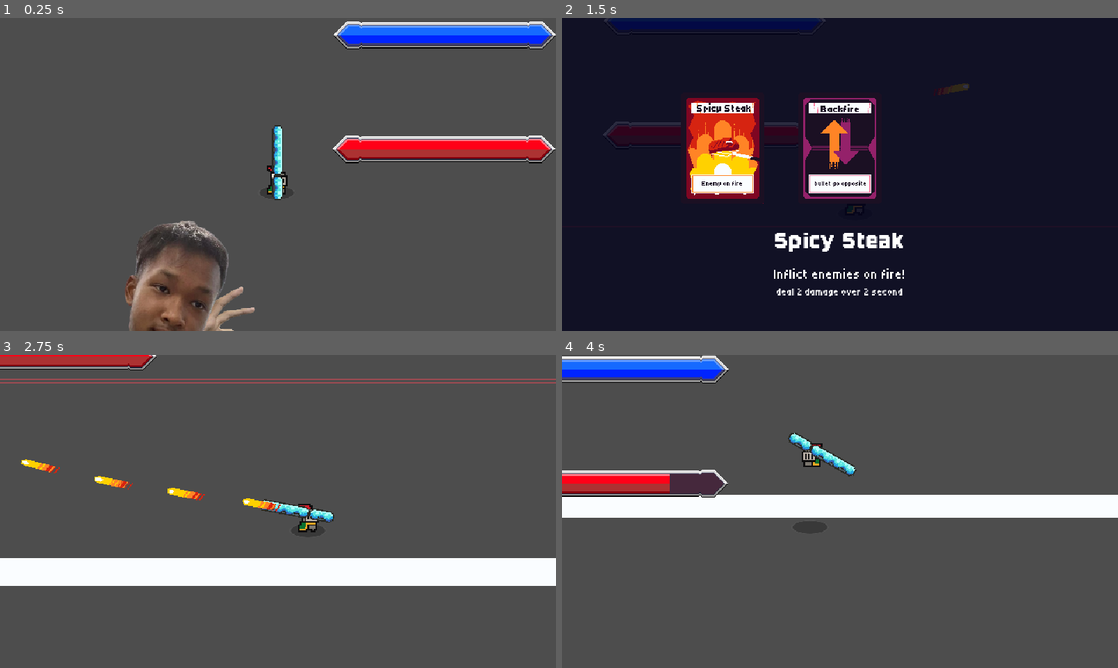
Above: before the commit, frames 1-4 (two rows, left to right).
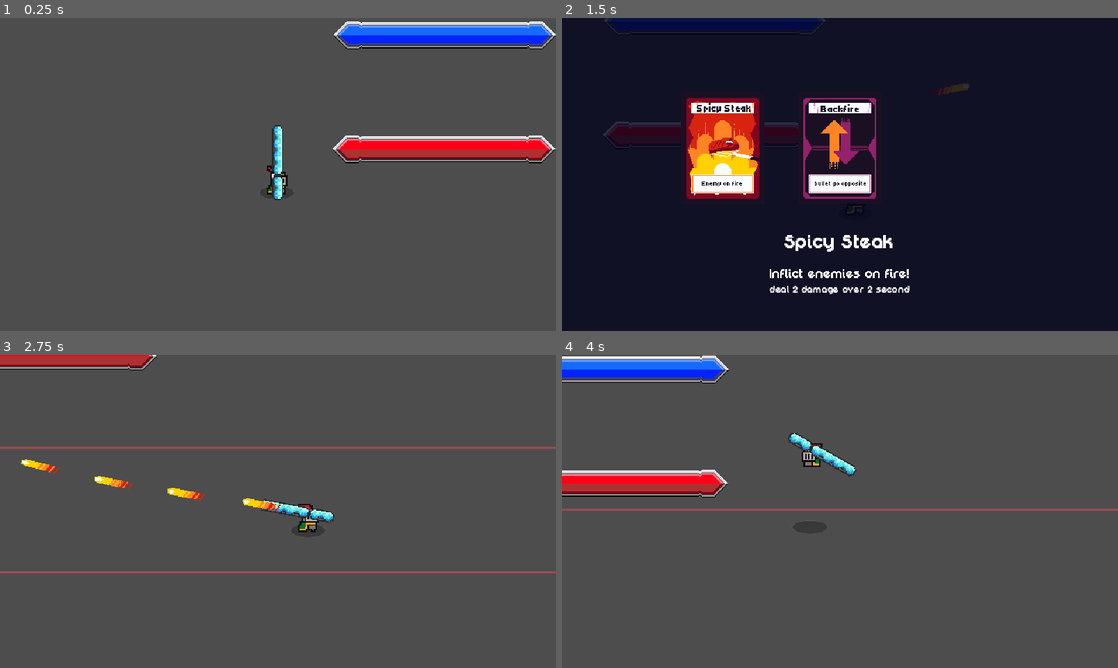
Above: after the commit, the same moments.

Repository: LicoRyte/PSCP--NoIWasTheJudge
Game: Godot game, scene res://Scene/test_scene/Jeen_test_sceme.tscn
Two runs of this game, one before a commit and one after it. Both use one fixed random seed, a clock stepped at 60 frames per second and the inputs below.
Inputs (mouse positions are in pixels of both pictures, inside the frame that each line leads up to):
- Up to frame 1 (0.25 s): no input
- Up to frame 2 (1.5 s): move the mouse to (962, 158) at 0.52 s; hold D (Right) 0.53-1.28 s; tap Shift (Dash) at 0.6 s; click (962, 158) at 0.67 s; move the mouse to (728, 190) at 1.27 s; hold S (Down) from 1.28 s (still down); tap P (DevTest) at 1.35 s
- Up to frame 3 (2.75 s): move the mouse to (161, 486) at 2.02 s; release S (Down) at 2.03 s; press the mouse at (161, 486) at 2.03 s; hold D (Right) from 2.03 s (still down)
- Up to frame 4 (4 s): move the mouse to (812, 574) at 2.77 s; release D (Right) at 2.78 s; release the mouse at (812, 574) at 2.78 s; hold W (Up) 2.78-3.53 s; tap R (Relode) at 2.85 s; click (812, 574) at 2.92 s; move the mouse to (1006, 558) at 3.52 s; hold A (Left) from 3.53 s (still down); tap Space (Space) at 3.6 s

The runs differ from the first frame. In frame 1, 4.8% of the frame differs, in the area x 22-46%, y 64-100%; in frame 2, 1.4%; in frame 3, 10%, in the area x 0-100%, y 7-74%; in frame 4, 7.7%.

Commit message:
Ready To Implement Boss

Diff:
--- a/Scene/Boss_scene/boss_chotibot.tscn
+++ b/Scene/Boss_scene/boss_chotibot.tscn
@@ -115,11 +115,69 @@
 "update": 0,
 "values": [Vector2(0, 0)]
 }
+tracks/4/type = "value"
+tracks/4/imported = false
+tracks/4/enabled = true
+tracks/4/path = NodePath("Node2D:modulate")
+tracks/4/interp = 1
+tracks/4/loop_wrap = true
+tracks/4/keys = {
+"times": PackedFloat32Array(0),
+"transitions": PackedFloat32Array(1),
+"update": 0,
+"values": [Color(1, 1, 1, 1)]
+}
+
+[sub_resource type="Animation" id="Animation_bv5xh"]
+resource_name = "defeated"
+length = 4.0
+tracks/0/type = "value"
+tracks/0/imported = false
+tracks/0/enabled = true
+tracks/0/path = NodePath("Node2D:modulate")
+tracks/0/interp = 1
+tracks/0/loop_wrap = true
+tracks/0/keys = {
+"times": PackedFloat32Array(0, 4),
+"transitions": PackedFloat32Array(1, 1),
+"update": 0,
+"values": [Color(1, 1, 1, 1), Color(1, 1, 1, 0)]
+}
+
+[sub_resource type="Animation" id="Animation_s0jiv"]
+resource_name = "introduction"
+length = 3.5
+tracks/0/type = "value"
+tracks/0/imported = false
+tracks/0/enabled = true
+tracks/0/path = NodePath("Node2D:position")
+tracks/0/interp = 1
+tracks/0/loop_wrap = true
+tracks/0/keys = {
+"times": PackedFloat32Array(0, 1.5333333, 2),
+"transitions": PackedFloat32Array(0.4665185, 2.6390157, 1),
+"update": 0,
+"values": [Vector2(0, 460), Vector2(0, -43), Vector2(0, 0)]
+}
+tracks/1/type = "value"
+tracks/1/imported = false
+tracks/1/enabled = true
+tracks/1/path = NodePath("Node2D:modulate")
+tracks/1/interp = 1
+tracks/1/loop_wrap = true
+tracks/1/keys = {
+"times": PackedFloat32Array(0, 2.56, 3.5),
+"transitions": PackedFloat32Array(1, 1, 1),
+"update": 0,
+"values": [Color(0, 0, 0, 1), Color(0, 0, 0, 1), Color(1, 1, 1, 1)]
+}
 
 [sub_resource type="AnimationLibrary" id="AnimationLibrary_jrp62"]
 _data = {
 &"Idle": SubResource("Animation_ainwb"),
-&"RESET": SubResource("Animation_jrp62")
+&"RESET": SubResource("Animation_jrp62"),
+&"defeated": SubResource("Animation_bv5xh"),
+&"introduction": SubResource("Animation_s0jiv")
 }
 
 [sub_resource type="AtlasTexture" id="AtlasTexture_jrp62"]
@@ -201,7 +259,7 @@
 
 [node name="HealthComponent" type="Node" parent="."]
 script = ExtResource("5_n806f")
-max_health = 2000.0
+max_health = 30.0
 metadata/_custom_type_script = "uid://d6qnnarpvn53"
 
 [node name="StatComponent" type="Node" parent="."]
--- a/Scene/Service_scene/CardRandomizer.tscn
+++ b/Scene/Service_scene/CardRandomizer.tscn
@@ -1,8 +1,7 @@
-[gd_scene load_steps=8 format=3 uid="uid://cod70jap7w0p6"]
+[gd_scene load_steps=7 format=3 uid="uid://cod70jap7w0p6"]
 
 [ext_resource type="Script" uid="uid://cjo7areqf51l8" path="res://Scripts/Service_scripts/CardRandomizer.gd" id="1_s0e2e"]
-[ext_resource type="FontFile" uid="uid://3x8dmhqmf8d8" path="res://Asset/font/Roundberly.ttf" id="2_gr52n"]
-[ext_resource type="FontFile" uid="uid://cfwj7rg6ie5q" path="res://Asset/font/Tiny5-Regular.ttf" id="3_gr52n"]
+[ext_resource type="FontFile" uid="uid://df1gjhsobpf3q" path="res://Asset/font/DigitalDisco.ttf" id="2_021o5"]
 [ext_resource type="Script" uid="uid://12lhb3fecep2" path="res://Scripts/Base/CardAreaComponent.gd" id="4_021o5"]
 
 [sub_resource type="RectangleShape2D" id="RectangleShape2D_021o5"]
@@ -57,8 +56,9 @@
 [node name="Label" type="Label" parent="SelectorUI/Control/VBoxContainer/Card/PanelContainer2"]
 custom_minimum_size = Vector2(1, 1)
 layout_mode = 2
-theme_override_fonts/font = ExtResource("2_gr52n")
+theme_override_fonts/font = ExtResource("2_021o5")
 theme_override_font_sizes/font_size = 24
+text = "Text"
 horizontal_alignment = 1
 autowrap_mode = 2
 
@@ -74,8 +74,10 @@
 [node name="Label" type="Label" parent="SelectorUI/Control/VBoxContainer/Description/PanelContainer2"]
 custom_minimum_size = Vector2(1, 1)
 layout_mode = 2
-theme_override_fonts/font = ExtResource("3_gr52n")
+theme_override_fonts/font = ExtResource("2_021o5")
 theme_override_font_sizes/font_size = 16
+text = "Text
+"
 horizontal_alignment = 1
 autowrap_mode = 2
 
@@ -91,8 +93,10 @@
 [node name="Label" type="Label" parent="SelectorUI/Control/VBoxContainer/tag/PanelContainer2"]
 custom_minimum_size = Vector2(1, 1)
 layout_mode = 2
-theme_override_fonts/font = ExtResource("3_gr52n")
+theme_override_fonts/font = ExtResource("2_021o5")
 theme_override_font_sizes/font_size = 12
+text = "Text
+"
 horizontal_alignment = 1
 autowrap_mode = 2
 
--- /dev/null
+++ b/Scene/test_scene/TileTesting.tscn
@@ -0,0 +1,5 @@
+[gd_scene format=3 uid="uid://kj7fihh3bbcr"]
+
+[node name="Node2D" type="Node2D"]
+
+[node name="TileMapLayer" type="TileMapLayer" parent="."]
--- a/Scripts/Base/CardAreaComponent.gd
+++ b/Scripts/Base/CardAreaComponent.gd
@@ -7,6 +7,7 @@
 signal chosen(card: CardResource)
 
 var card : CardResource
+
 
 func _ready() -> void:
 	if not hitbox:
@@ -19,10 +20,15 @@
 	connect("mouse_exited", _on_mouse_exit )
 
 func _on_mouse_entered() -> void:
+	if sprite.material:
+		pass
 	if card:
 		GameEvents.update_description(card._get_name(), card._get_description(), card._get_stat())
+
 func _on_mouse_exit() -> void:
 	GameEvents.update_description("", "", "")
+	if sprite and sprite.material:
+		sprite.material.set_shader_parameter("border_visibility", 0.0)
 
 func set_card(c : CardResource):
 	card = c
--- a/Scripts/Boss_scene/Chotibot.gd
+++ b/Scripts/Boss_scene/Chotibot.gd
@@ -3,13 +3,14 @@
 @onready var animation_player: AnimationPlayer = $AnimationPlayer
 
 enum BossStage {
+	INTRODUCTION,
 	IDLE,
 	BULLET,
 	BEAM,
 	STATIC,
 	DEFEATED
 }
-var current_state = BossStage.BEAM
+var current_state = BossStage.INTRODUCTION
 
 var attack_scene = {
 	"BEAM" : preload("res://Scene/Boss_scene/beam.tscn"),
@@ -50,7 +51,14 @@
 
 
 	match current_state:
-
+		BossStage.INTRODUCTION:
+			animation_player.play("introduction")
+			await animation_player.animation_finished
+			to(BossStage.IDLE)
+		BossStage.IDLE:
+			animation_player.play("Idle")
+			await get_tree().create_timer(3).timeout
+			to(BossStage.BEAM)
 		BossStage.BEAM:
 			current_beam_timer += delta
 			if current_beam_timer > beam_cooldown:
@@ -94,6 +102,9 @@
 				GlobalAudio.fx("boss_defeated")
 				current_time = 0.0
 				GameEvents._shake_call.emit()
+			animation_player.play("defeated")
+			await animation_player.animation_finished
+			queue_free()
 
 func to(new_state : BossStage):
 	current_state = new_state
--- a/Scripts/Service_scripts/GameEvents.gd
+++ b/Scripts/Service_scripts/GameEvents.gd
@@ -13,6 +13,11 @@
 signal _card_append(card: CardResource)
 signal _card_description(card_name : String, card_description : String, card_tag: String)
 signal _reward_sequence
+
+"""Boss Scene"""
+var boss_scene = {
+	"GUIDE" : preload("uid://ub8xljt2csls")
+}
 
 var	player_health:HealthComponent
 var current_mod : Array[BulletModifier] = [
Binary file added: Asset/font/DigitalDisco.ttf
Not shown, added: Asset/font/DigitalDisco.ttf.import
Not shown: 1 places in Scene/Boss_scene/boss_chotibot.tscn that only renumber resources
Not shown: 1 places in Scene/test_scene/Jeen_test_sceme.tscn that only renumber resources
